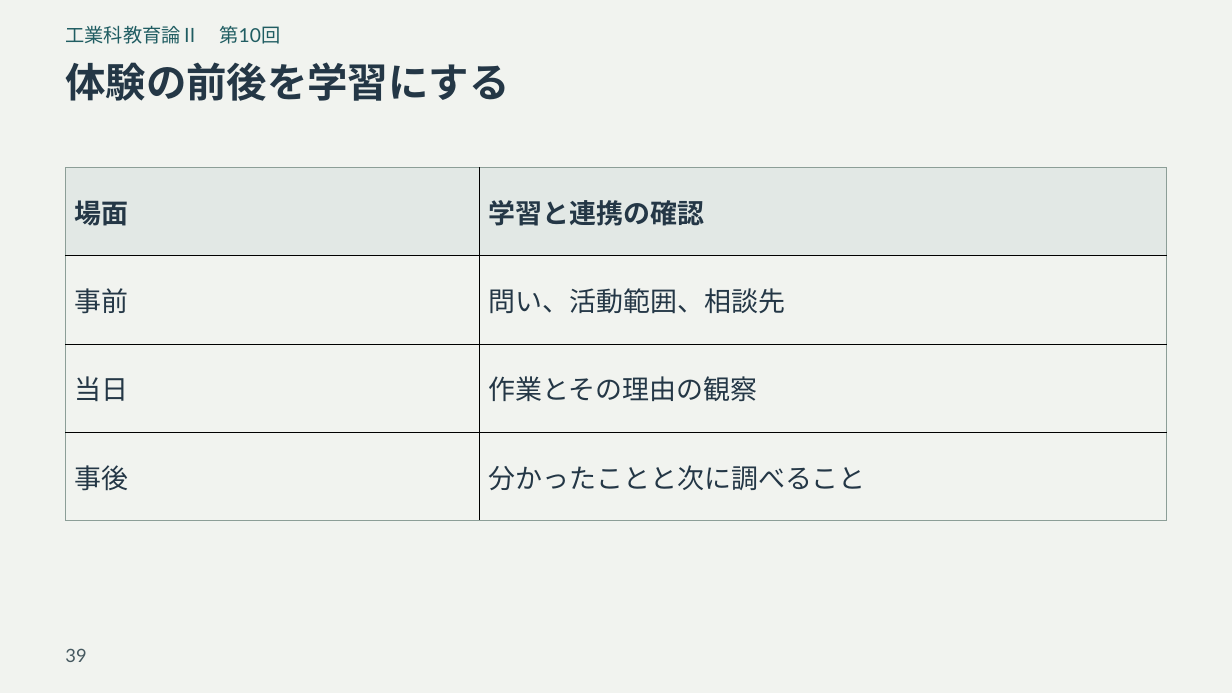
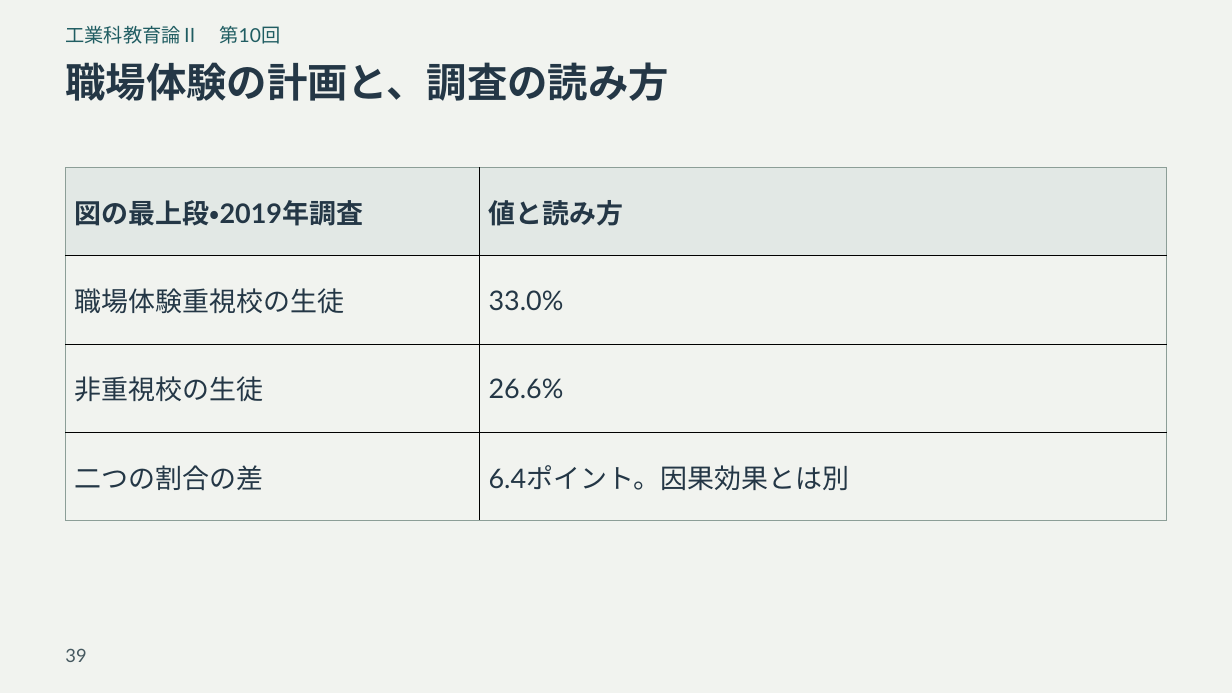
Before and after one commit to zooc-14calbp/industrial-education-ii, a slide deck: slide 39 of reorganized/20261105/expanded/slides.pptx. Drawn at 1232x693 pixels with LibreOffice and Linux fonts; fonts in the diff are those of the drawing. Boxes give left, top, right and bottom in pixels: in the first picture for what was removed or moved away, otherwise in the second. Text is boxed around its words. In the diff, an @@ line names an element or a change of style, - is before the commit and + after.

```diff
--- a/reorganized/20261105/expanded/slides.pptx
+++ b/reorganized/20261105/expanded/slides.pptx
@@ title at (65, 62, 669, 101): text changed @@
-体験の前後を学習にする
+職場体験の計画と、調査の読み方
@@ table at (66, 167, 1167, 520) @@
-row 1, column 1: 場面
+row 1, column 1: 図の最上段・2019年調査
-row 1, column 2: 学習と連携の確認
+row 1, column 2: 値と読み方
-row 2, column 1: 事前
+row 2, column 1: 職場体験重視校の生徒
-row 2, column 2: 問い、活動範囲、相談先
+row 2, column 2: 33.0%
-row 3, column 1: 当日
+row 3, column 1: 非重視校の生徒
-row 3, column 2: 作業とその理由の観察
+row 3, column 2: 26.6%
-row 4, column 1: 事後
+row 4, column 1: 二つの割合の差
-row 4, column 2: 分かったことと次に調べること
+row 4, column 2: 6.4ポイント。因果効果とは別
```
Also in this commit, not shown: 3 other slides changed, 11 other files.
